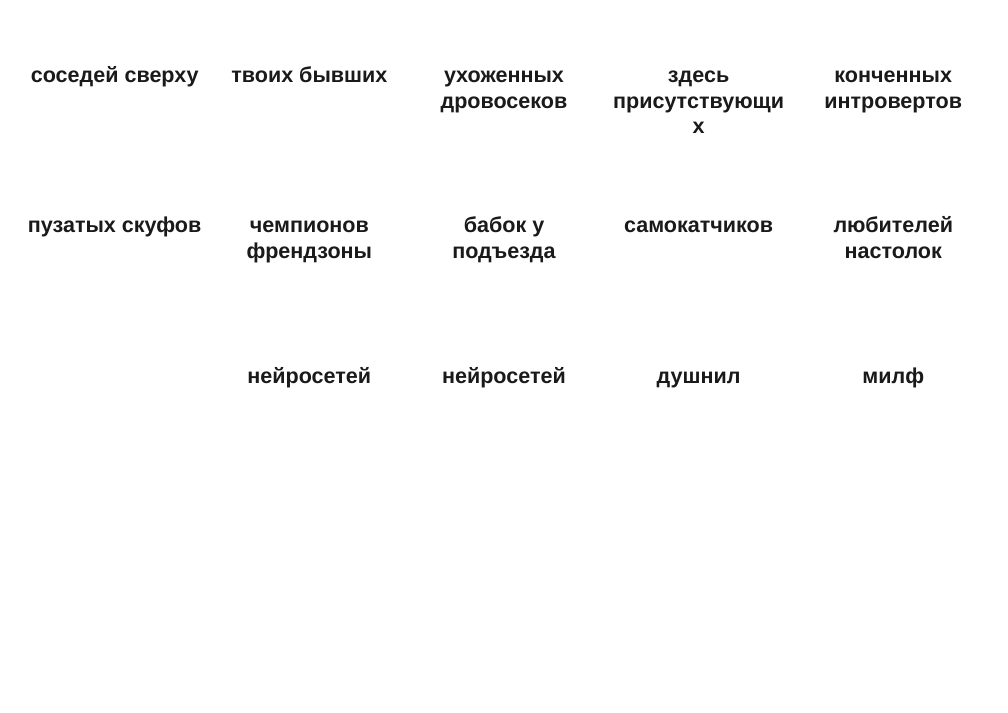
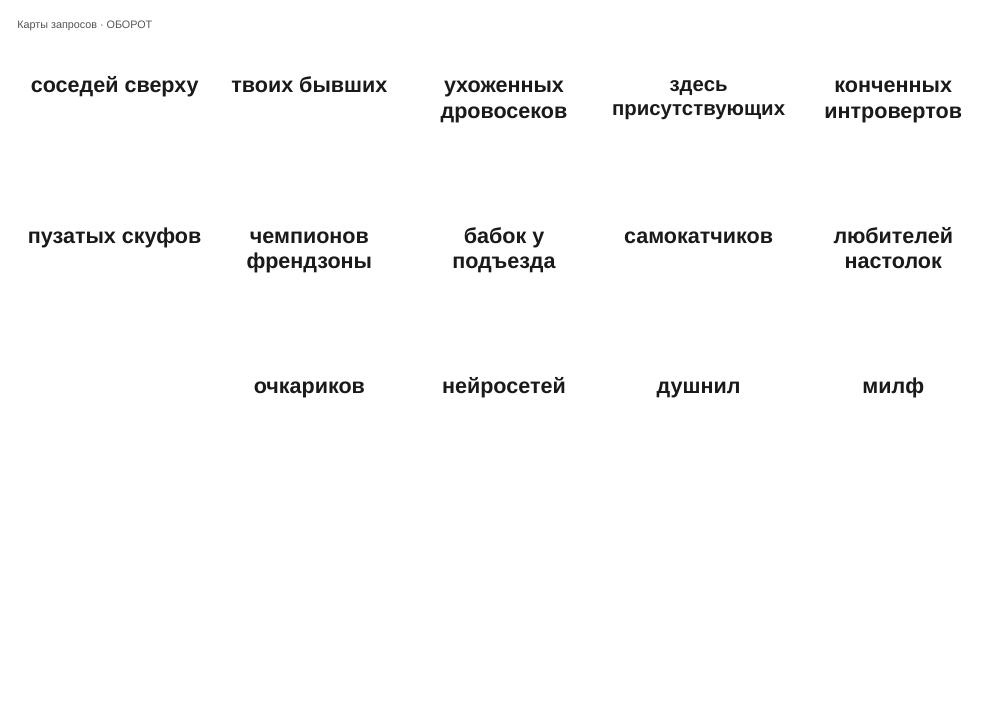
Before and after one commit to Tanion37/svet-moy-zerkalce, a slide deck: slide 2 of output/svet-moy-zerkalce-cards.pptx. Drawn at 1008x713 pixels with LibreOffice and Linux fonts; fonts in the diff are those of the drawing. Boxes give left, top, right and bottom in pixels: in the first picture for what was removed or moved away, otherwise in the second. Text is boxed around its words. In the diff, an @@ line names an element or a change of style, - is before the commit and + after.

```diff
--- a/output/svet-moy-zerkalce-cards.pptx
+++ b/output/svet-moy-zerkalce-cards.pptx
@@ text added at <box>17,20,153,30</box>, 9 pt, text #555555 @@
+Карты запросов · ОБОРОТ
@@ text "здесь присутствующих" at <box>612,80,785,120</box>: size 18 to 17 pt @@
@@ text at <box>254,381,365,398</box>: text changed @@
-нейросетей
+очкариков
@@ 13 texts: place and size @@
-13 texts at <box>28,66,962,388</box>
+13 texts at <box>28,76,962,398</box>
```
Also in this commit, not shown: 1 other slide changed, 1 slide added, 12 other files.
